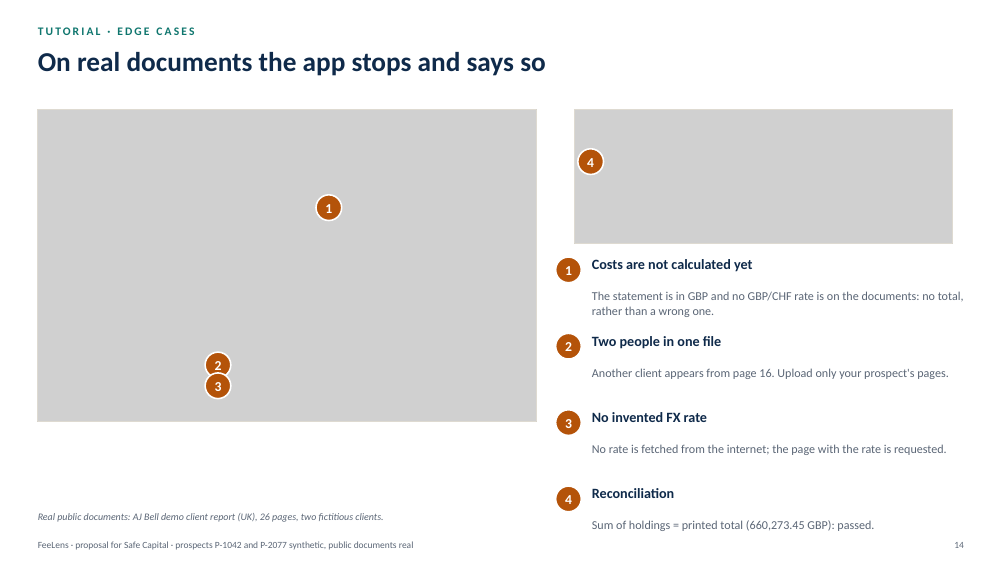
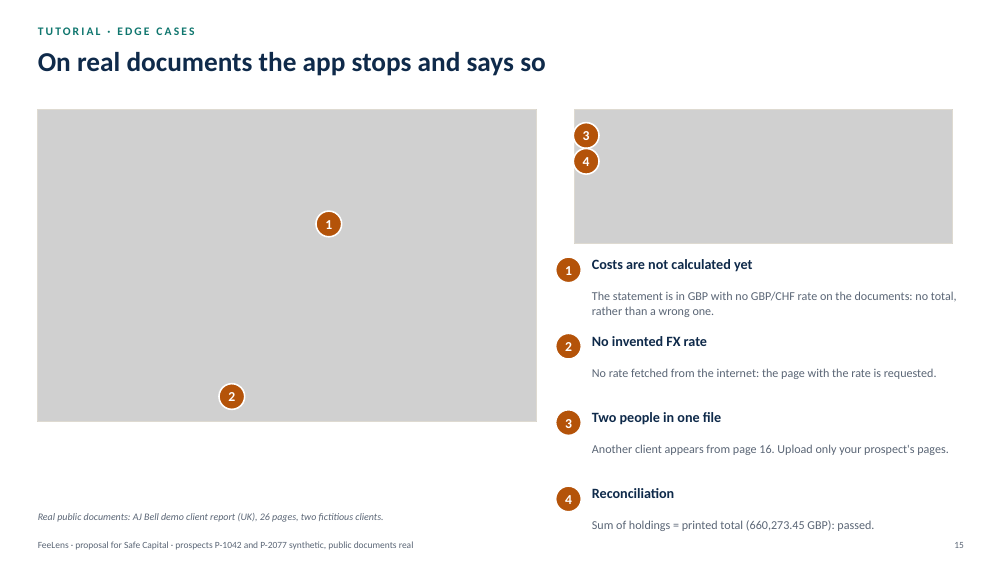
Before and after one commit to rossotti-alessandro/PortfolioCostEngine, a slide deck: slide 15 of slides/FeeLens_Proposal_EN.pptx (slide 14 before the commit). Drawn at 1008x567 pixels with LibreOffice and Linux fonts; fonts in the diff are those of the drawing; grey boxes stand for pictures. Boxes give left, top, right and bottom in pixels: in the first picture for what was removed or moved away, otherwise in the second. Text is boxed around its words. In the diff, an @@ line names an element or a change of style, - is before the commit and + after.

```diff
--- a/slides/FeeLens_Proposal_EN.pptx
+++ b/slides/FeeLens_Proposal_EN.pptx
@@ text "4": place and size @@
-text "4" at [587, 158, 594, 167]
+text "4" at [583, 157, 590, 166]
@@ ellipse: place and size @@
-ellipse at [578, 149, 603, 175]
+ellipse at [573, 148, 599, 174]
@@ text "3": place and size @@
-text "3" at [215, 382, 222, 391]
+text "3" at [583, 131, 590, 140]
@@ ellipse: place and size @@
-ellipse at [205, 373, 231, 399]
+ellipse at [573, 123, 599, 148]
@@ text "1": place and size @@
-text "1" at [325, 204, 332, 213]
+text "1" at [325, 220, 332, 229]
@@ ellipse: place and size @@
-ellipse at [316, 195, 342, 221]
+ellipse at [316, 211, 342, 237]
@@ text at [592, 291, 957, 317]: text changed @@
-The statement is in GBP and no GBP/CHF rate is on the documents: no total, rather than a wrong one.
+The statement is in GBP with no GBP/CHF rate on the documents: no total, rather than a wrong one.
@@ text "No invented FX rate": place and size @@
-text "No invented FX rate" at [592, 412, 707, 422]
+text "No invented FX rate" at [592, 336, 707, 346]
@@ text "2" rewrapped from [215, 361, 222, 374] to [228, 392, 235, 401] @@
@@ ellipse: place and size @@
-ellipse at [205, 352, 231, 378]
+ellipse at [219, 384, 245, 410]
@@ text at [592, 368, 937, 379]: text changed @@
-No rate is fetched from the internet; the page with the rate is requested.
+No rate fetched from the internet: the page with the rate is requested.
@@ text "Two people in one file": place and size @@
-text "Two people in one file" at [592, 336, 721, 349]
+text "Two people in one file" at [592, 412, 721, 425]
@@ text "Another client appears from page ...": place and size @@
-text "Another client appears from page ..." at [592, 368, 949, 379]
+text "Another client appears from page ..." at [592, 444, 949, 455]
@@ page number at [954, 542, 964, 548]: text changed @@
-14
+15
```
Also in this commit, not shown: 24 other slides changed, 4 slides added, 1 slide removed, 36 other files.
